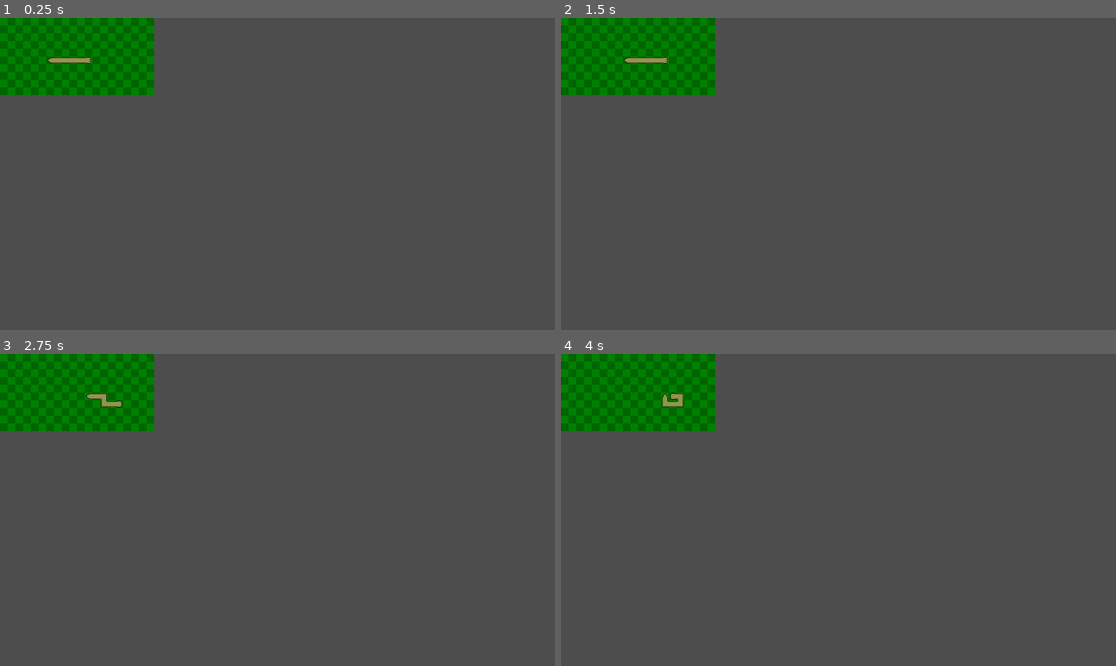
Above: before the commit, frames 1-4 (two rows, left to right).
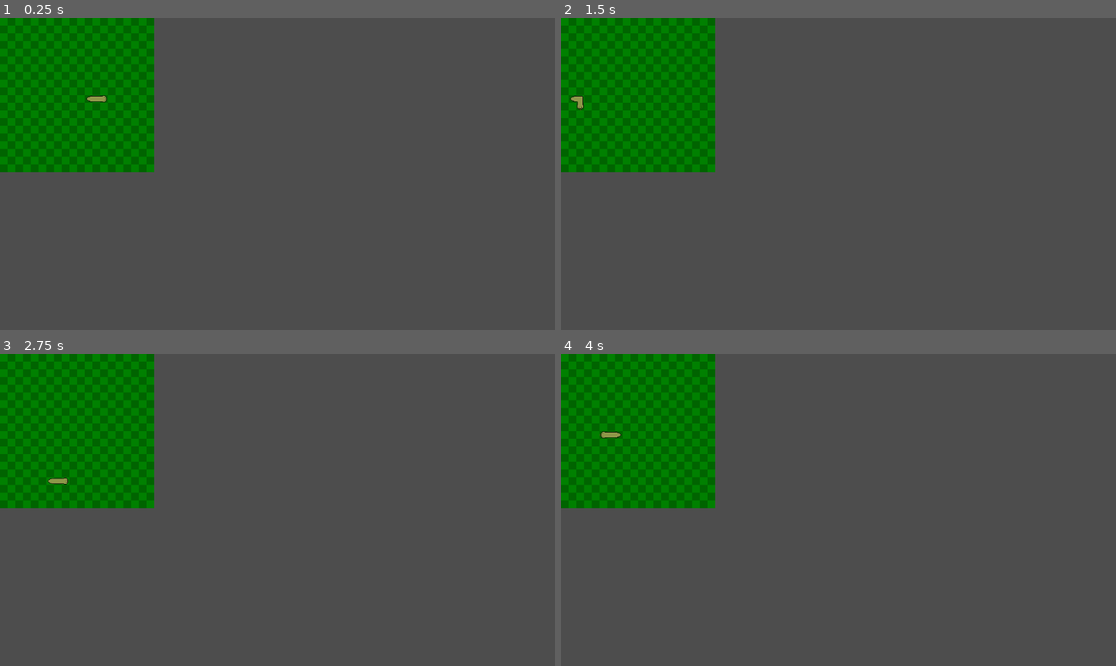
Above: after the commit, the same moments.

Repository: iTzFireFoxX/Godot-Snake
Game: Godot game, scene res://scenes/Game.tscn
Two runs of this game, one before a commit and one after it. Both use one fixed random seed, a clock stepped at 60 frames per second and the inputs below. Before the commit the project starts from res://scenes/Mundo.tscn.
Inputs:
- Up to frame 1 (0.25 s): no input
- Up to frame 2 (1.5 s): tap Enter at 0.5 s; hold D (move_right) 0.53-1.28 s; hold S (move_down) from 1.28 s (still down)
- Up to frame 3 (2.75 s): release S (move_down) at 2.03 s; hold D (move_right) from 2.03 s (still down)
- Up to frame 4 (4 s): release D (move_right) at 2.78 s; hold W (move_up) 2.78-3.53 s; hold A (move_left) from 3.53 s (still down)

The runs differ from the first frame. In frame 1, 7.0% of the frame differs, in the area x 0-28%, y 12-50%; in frame 2, 7.0%; in frame 3, 7.0%; in frame 4, 7.0%.

Commit message:
Reestructuracion del proyecto

Diff:
--- /dev/null
+++ b/scenes/Game.tscn
@@ -0,0 +1,51 @@
+[gd_scene load_steps=9 format=3 uid="uid://bietb16ebyvry"]
+
+[ext_resource type="Script" uid="uid://bmnugxcdmw3dp" path="res://scenes/scripts/game.gd" id="1_cpr0p"]
+[ext_resource type="Script" uid="uid://bmnsd71ew565l" path="res://scenes/scripts/snake.gd" id="2_78awf"]
+[ext_resource type="Texture2D" uid="uid://cwdglije8puvd" path="res://assets/sprites/snake_head.png" id="3_s0nni"]
+
+[sub_resource type="AtlasTexture" id="AtlasTexture_aug50"]
+atlas = ExtResource("3_s0nni")
+region = Rect2(0, 0, 16, 16)
+
+[sub_resource type="AtlasTexture" id="AtlasTexture_kiw3p"]
+atlas = ExtResource("3_s0nni")
+region = Rect2(16, 0, 16, 16)
+
+[sub_resource type="AtlasTexture" id="AtlasTexture_400sg"]
+atlas = ExtResource("3_s0nni")
+region = Rect2(32, 0, 16, 16)
+
+[sub_resource type="AtlasTexture" id="AtlasTexture_g4kob"]
+atlas = ExtResource("3_s0nni")
+region = Rect2(48, 0, 16, 16)
+
+[sub_resource type="SpriteFrames" id="SpriteFrames_qy1jj"]
+animations = [{
+"frames": [{
+"duration": 1.0,
+"texture": SubResource("AtlasTexture_aug50")
+}, {
+"duration": 1.0,
+"texture": SubResource("AtlasTexture_kiw3p")
+}, {
+"duration": 1.0,
+"texture": SubResource("AtlasTexture_400sg")
+}, {
+"duration": 1.0,
+"texture": SubResource("AtlasTexture_g4kob")
+}],
+"loop": true,
+"name": &"head_animation",
+"speed": 5.0
+}]
+
+[node name="Game" type="Node2D"]
+script = ExtResource("1_cpr0p")
+
+[node name="Snake" type="Node2D" parent="."]
+script = ExtResource("2_78awf")
+
+[node name="Head" type="AnimatedSprite2D" parent="Snake"]
+sprite_frames = SubResource("SpriteFrames_qy1jj")
+animation = &"head_animation"
--- a/scenes/Mundo.tscn
+++ /dev/null
@@ -1,9 +0,0 @@
-[gd_scene load_steps=3 format=3 uid="uid://bietb16ebyvry"]
-
-[ext_resource type="Script" uid="uid://bmnugxcdmw3dp" path="res://scenes/scripts/mundo.gd" id="1_wjfk0"]
-[ext_resource type="PackedScene" uid="uid://b4d6vfs3etm8t" path="res://scenes/Player.tscn" id="2_bn3w3"]
-
-[node name="Mundo" type="Node2D"]
-script = ExtResource("1_wjfk0")
-
-[node name="Player" parent="." instance=ExtResource("2_bn3w3")]
--- a/scenes/Player.tscn
+++ /dev/null
@@ -1,48 +0,0 @@
-[gd_scene load_steps=8 format=3 uid="uid://b4d6vfs3etm8t"]
-
-[ext_resource type="Texture2D" uid="uid://cwdglije8puvd" path="res://assets/sprites/snake_head.png" id="1_p0vlq"]
-[ext_resource type="Script" uid="uid://bmnsd71ew565l" path="res://scenes/scripts/player.gd" id="2_v6fml"]
-
-[sub_resource type="AtlasTexture" id="AtlasTexture_p0vlq"]
-atlas = ExtResource("1_p0vlq")
-region = Rect2(0, 0, 16, 16)
-
-[sub_resource type="AtlasTexture" id="AtlasTexture_v6fml"]
-atlas = ExtResource("1_p0vlq")
-region = Rect2(16, 0, 16, 16)
-
-[sub_resource type="AtlasTexture" id="AtlasTexture_3li8b"]
-atlas = ExtResource("1_p0vlq")
-region = Rect2(32, 0, 16, 16)
-
-[sub_resource type="AtlasTexture" id="AtlasTexture_mdl7e"]
-atlas = ExtResource("1_p0vlq")
-region = Rect2(48, 0, 16, 16)
-
-[sub_resource type="SpriteFrames" id="SpriteFrames_qu4a1"]
-animations = [{
-"frames": [{
-"duration": 1.0,
-"texture": SubResource("AtlasTexture_p0vlq")
-}, {
-"duration": 1.0,
-"texture": SubResource("AtlasTexture_v6fml")
-}, {
-"duration": 1.0,
-"texture": SubResource("AtlasTexture_3li8b")
-}, {
-"duration": 1.0,
-"texture": SubResource("AtlasTexture_mdl7e")
-}],
-"loop": true,
-"name": &"head_animation",
-"speed": 5.0
-}]
-
-[node name="Player" type="Node2D"]
-script = ExtResource("2_v6fml")
-
-[node name="Head" type="AnimatedSprite2D" parent="."]
-position = Vector2(1, 0)
-sprite_frames = SubResource("SpriteFrames_qu4a1")
-animation = &"head_animation"
--- a/scenes/scripts/mundo.gd
+++ b/scenes/scripts/game.gd
@@ -1,10 +1,15 @@
 extends Node2D
 
 
-var map_size: Vector2i = Vector2i(20, 10) # Definir tamaño del mapa (temporal)
-var cell_size: int = 16 # Definir tamaño de las casillas en pixeles
+# Definir variables
+var map_size: Vector2i # Tamaño del mapa en cantidad de casillas (ancho y alto)
+var cell_size: int # Tamaño de las casillas cuadradas
+var game_vel: float # Intervalo de velocidad a la que avanza el juego en segundos
 
 func _ready():
+	map_size = Vector2i(20, 20) # Definir tamaño del mapa (temporal)
+	cell_size = 16 # Definir tamaño de las casillas en pixeles
+	game_vel = 0.1 # Definir el intervalo de velocidad en segundos
 	queue_redraw()
 
 func _draw():
--- a/scenes/scripts/player.gd
+++ b/scenes/scripts/snake.gd
@@ -1,23 +1,11 @@
 extends Node2D
 
 
-var map_size: Vector2i = Vector2i(20, 10) # Definir tamaño del mapa (temporal)
-var cell_size: int = 16 # Definir tamaño de las casillas en pixeles
-
 # Definir variables
-var dir: Vector2i = Vector2i.RIGHT
-var timer : float = 0.0 # Contar el tiempo
-var move_time : float = 0.5 # Intervalo de movimiento en segundos
-# Serpiente inicial tamaño 3
-var snake: Array = [
-	[Vector2i(11, 5), Vector2i.RIGHT],
-	[Vector2i(10, 5), Vector2i.RIGHT],
-	[Vector2i(9, 5), Vector2i.RIGHT],
-	[Vector2i(8, 5), Vector2i.RIGHT],
-	[Vector2i(7, 5), Vector2i.RIGHT],
-	[Vector2i(6, 5), Vector2i.RIGHT]
-]
-
+var game: Node2D # La variable del Node2D padre para obtener sus variables y funciones
+var dir: Vector2i # Indica la dirección inicial que tendra la serpiente
+var timer : float # Cuenta el tiempo para cada tick del juego
+var snake: Array # El array que contiene todas las partes de la serpiente incluida la cabeza
 
 # Definir sprites
 @onready var head_animation = $Head # Temporal (placeholder)
@@ -27,10 +15,10 @@
 
 
 func _ready():
-	drawSprite()
-	head_animation.play("head_animation") # Iniciar animacion de la cabeza de la serpiente
+	call_deferred("initSetup")
 
 func _process(delta):
+
 	if Input.is_action_pressed("move_up") and snake[0][1] != Vector2i.DOWN:
 		dir = Vector2i.UP
 	elif Input.is_action_pressed("move_down") and snake[0][1] != Vector2i.UP:
@@ -41,32 +29,47 @@
 		dir = Vector2i.LEFT
 
 	timer += delta
-	if timer >= move_time:
+
+	if timer >= game.game_vel:
 		timer = 0.0
 		snake[0][1] = dir
 		delSprites()
 		updateSnakePos()
 		updateSnakeDir()
-		drawSprite()
+		drawSprites()
 
+func initSetup():
+	game = get_parent() # Llama al nodo padre
+	dir = Vector2i.RIGHT # Dirección inicial derecha
+	timer = 0.0 # Tiempo inicial en 0
+	snake = [
+		[Vector2i((game.map_size.x / 2) + 1, game.map_size.y / 2), Vector2i.RIGHT],
+		[Vector2i(game.map_size.x / 2, game.map_size.y / 2), Vector2i.RIGHT],
+		[Vector2i((game.map_size.x / 2) - 1, game.map_size.y / 2), Vector2i.RIGHT]
+	] # Serpiente inicial
+	drawSprites()
+	head_animation.play("head_animation") # Iniciar animacion de la cabeza de la serpiente
 
 func updateSnakePos(): # Actualiza la posicion en la celda de cada parte de la serpiente sumando su posicion actual con su direccion
 	for i in snake:
 		i[0] += i[1]
-		if i[0].x > map_size.x - 1:
+
+		# Dar la vuelta por los lados
+		if i[0].x > game.map_size.x - 1:
 			i[0].x = 0
 		elif i[0].x < 0:
-			i[0].x = map_size.x - 1
+			i[0].x = game.map_size.x - 1
 
-		if i[0].y > map_size.y - 1:
+		# Dar la vuelta por arriba y abajo
+		if i[0].y > game.map_size.y - 1:
 			i[0].y = 0
 		elif i[0].y < 0:
-			i[0].y = map_size.y - 1
+			i[0].y = game.map_size.y - 1
 
 func updateSpritePos(sprite, pos): # Actualiza la posicion en la pantalla de un sprite
-	sprite.position = (pos * 16) + Vector2i(8, 8)
+	sprite.position = (pos * game.cell_size) + Vector2i(game.cell_size / 2, game.cell_size / 2)
 
-func drawSprite(): # Dibuja los sprites de cada parte de la serpiente en la pantalla
+func drawSprites(): # Dibuja los sprites de cada parte de la serpiente en la pantalla
 		for i in range(snake.size()):
 			if i == 0:
 				updateSpritePos(head_animation, snake[0][0])
Renamed: scenes/scripts/mundo.gd.uid -> scenes/scripts/game.gd.uid
Renamed: scenes/scripts/player.gd.uid -> scenes/scripts/snake.gd.uid
Not shown, changed: .gitignore
